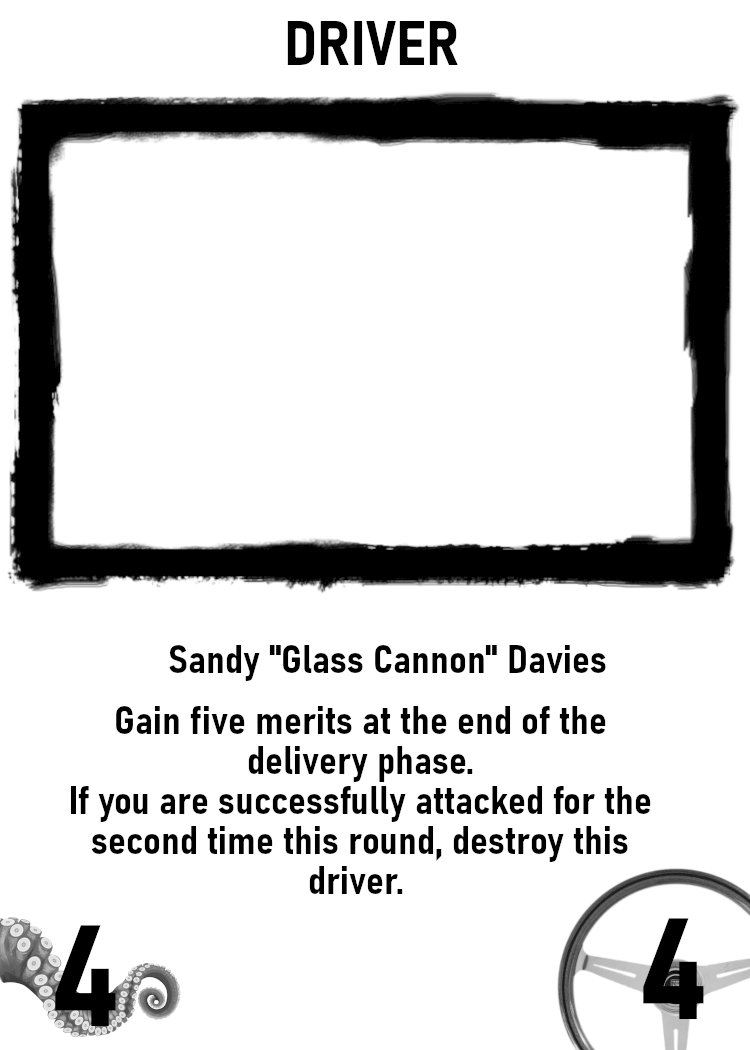
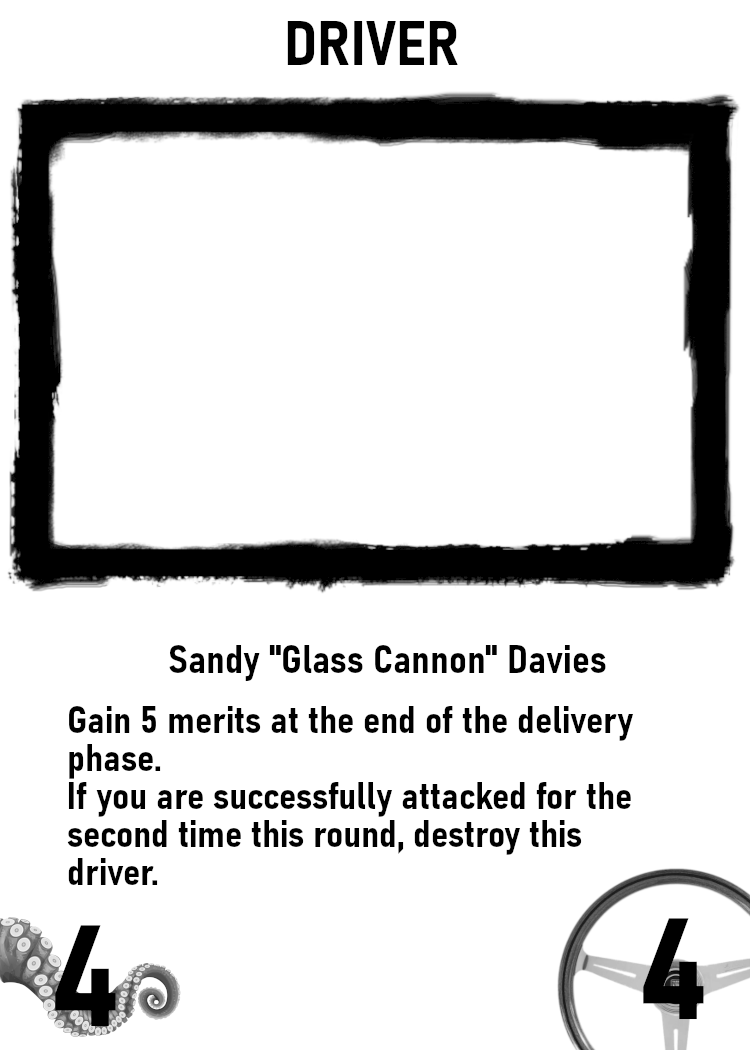
Layers edited between the first and the second w=750, h=1050 image:
painted on "Background" over [67, 706, 651, 894]
